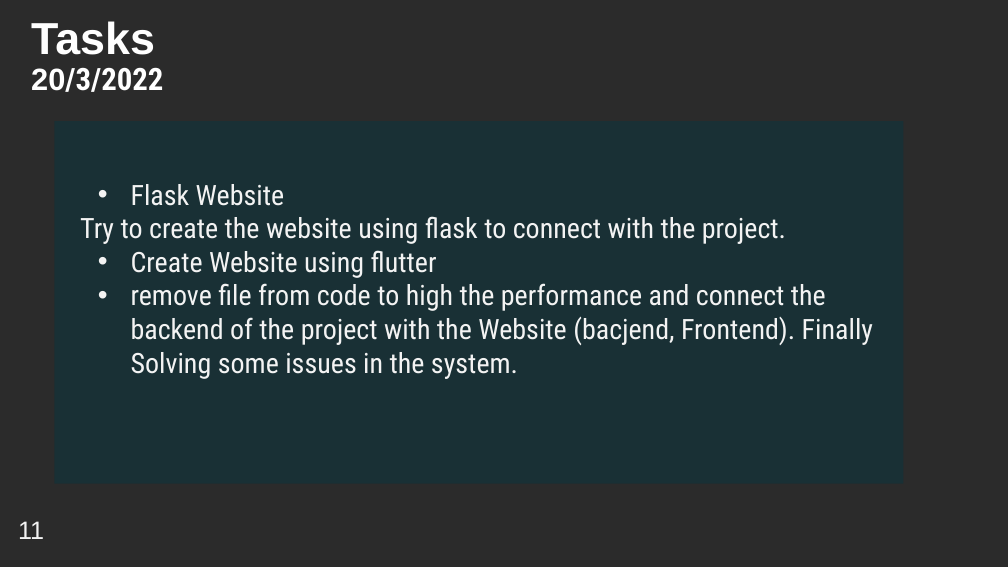
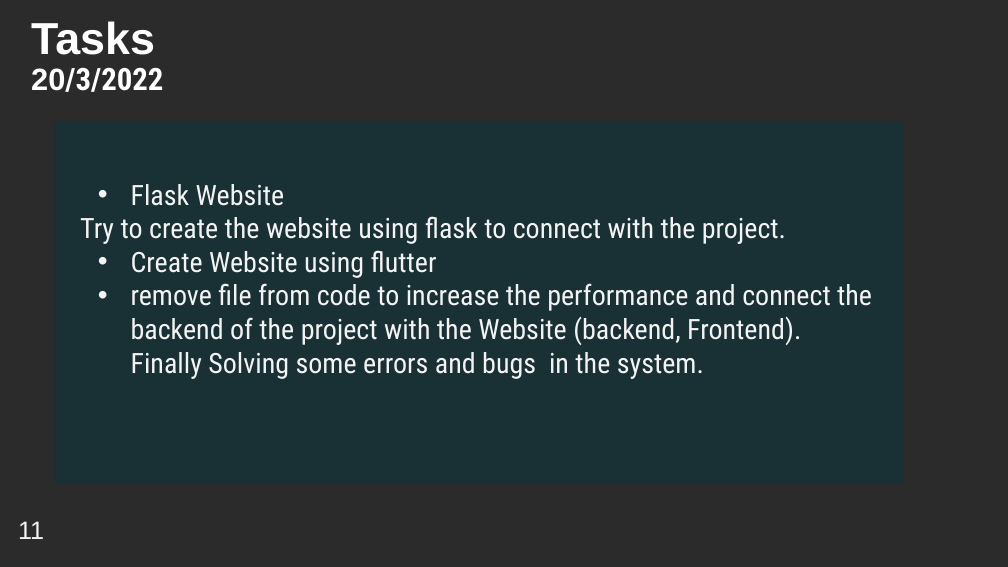
Before and after one commit to YoussifAssem/Genatac, a slide deck: slide 9 of E-Genetics/presentations/Genetcis-protoType.pptx. Drawn at 1008x567 pixels with LibreOffice and Linux fonts; fonts in the diff are those of the drawing; background and template pictures are left out; a plain dark background stands for a picture behind light text. Boxes give left, top, right and bottom in pixels: in the first picture for what was removed or moved away, otherwise in the second. Text is boxed around its words. In the diff, an @@ line names an element or a change of style, - is before the commit and + after.

```diff
--- a/E-Genetics/presentations/Genetcis-protoType.pptx
+++ b/E-Genetics/presentations/Genetcis-protoType.pptx
@@ text in rectangle at [131,283,872,379]: text changed @@
-• remove file from code to high the performance and connect the backend of the project with the Website (bacjend, Frontend). Finally Solving some issues in the system.
+• remove file from code to increase the performance and connect the backend of the project with the Website (backend, Frontend). Finally Solving some errors and bugs in the system.
```
Also in this commit, not shown: 7 other slides changed, 1 other file.
